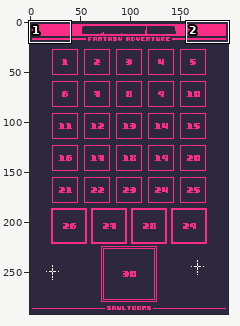
Pixel-art file: img/layout.aseprite. Above: a wide view before the commit, with the close-up outlined.
Close-up. Before:
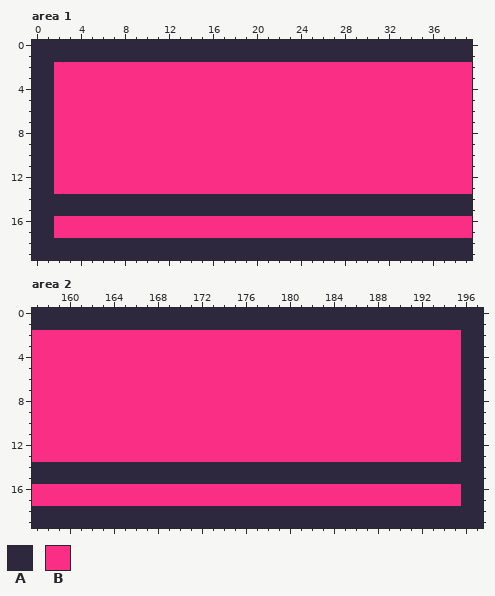
198x292 pixels, 1 frame. Shown: area 1: x 0..39, y 0..19; area 2: x 157..197, y 0..19. The commit also changed other parts of the picture, which this record leaves out.
Palette (. is transparent): A #2e283f  B #fb2e86
Pixels before, area 1, first column x 0:
 0 AAAAAAAAAAAAAAAAAAAAAAAAAAAAAAAAAAAAAAAA
 1 AAAAAAAAAAAAAAAAAAAAAAAAAAAAAAAAAAAAAAAA
 2 AABBBBBBBBBBBBBBBBBBBBBBBBBBBBBBBBBBBBBB
 3 AABBBBBBBBBBBBBBBBBBBBBBBBBBBBBBBBBBBBBB
 4 AABBBBBBBBBBBBBBBBBBBBBBBBBBBBBBBBBBBBBB
 5 AABBBBBBBBBBBBBBBBBBBBBBBBBBBBBBBBBBBBBB
 6 AABBBBBBBBBBBBBBBBBBBBBBBBBBBBBBBBBBBBBB
 7 AABBBBBBBBBBBBBBBBBBBBBBBBBBBBBBBBBBBBBB
 8 AABBBBBBBBBBBBBBBBBBBBBBBBBBBBBBBBBBBBBB
 9 AABBBBBBBBBBBBBBBBBBBBBBBBBBBBBBBBBBBBBB
10 AABBBBBBBBBBBBBBBBBBBBBBBBBBBBBBBBBBBBBB
11 AABBBBBBBBBBBBBBBBBBBBBBBBBBBBBBBBBBBBBB
12 AABBBBBBBBBBBBBBBBBBBBBBBBBBBBBBBBBBBBBB
13 AABBBBBBBBBBBBBBBBBBBBBBBBBBBBBBBBBBBBBB
14 AAAAAAAAAAAAAAAAAAAAAAAAAAAAAAAAAAAAAAAA
15 AAAAAAAAAAAAAAAAAAAAAAAAAAAAAAAAAAAAAAAA
16 AABBBBBBBBBBBBBBBBBBBBBBBBBBBBBBBBBBBBBB
17 AABBBBBBBBBBBBBBBBBBBBBBBBBBBBBBBBBBBBBB
18 AAAAAAAAAAAAAAAAAAAAAAAAAAAAAAAAAAAAAAAA
19 AAAAAAAAAAAAAAAAAAAAAAAAAAAAAAAAAAAAAAAA
Pixels before, area 2, first column x 157:
 0 AAAAAAAAAAAAAAAAAAAAAAAAAAAAAAAAAAAAAAAAA
 1 AAAAAAAAAAAAAAAAAAAAAAAAAAAAAAAAAAAAAAAAA
 2 BBBBBBBBBBBBBBBBBBBBBBBBBBBBBBBBBBBBBBBAA
 3 BBBBBBBBBBBBBBBBBBBBBBBBBBBBBBBBBBBBBBBAA
 4 BBBBBBBBBBBBBBBBBBBBBBBBBBBBBBBBBBBBBBBAA
 5 BBBBBBBBBBBBBBBBBBBBBBBBBBBBBBBBBBBBBBBAA
 6 BBBBBBBBBBBBBBBBBBBBBBBBBBBBBBBBBBBBBBBAA
 7 BBBBBBBBBBBBBBBBBBBBBBBBBBBBBBBBBBBBBBBAA
 8 BBBBBBBBBBBBBBBBBBBBBBBBBBBBBBBBBBBBBBBAA
 9 BBBBBBBBBBBBBBBBBBBBBBBBBBBBBBBBBBBBBBBAA
10 BBBBBBBBBBBBBBBBBBBBBBBBBBBBBBBBBBBBBBBAA
11 BBBBBBBBBBBBBBBBBBBBBBBBBBBBBBBBBBBBBBBAA
12 BBBBBBBBBBBBBBBBBBBBBBBBBBBBBBBBBBBBBBBAA
13 BBBBBBBBBBBBBBBBBBBBBBBBBBBBBBBBBBBBBBBAA
14 AAAAAAAAAAAAAAAAAAAAAAAAAAAAAAAAAAAAAAAAA
15 AAAAAAAAAAAAAAAAAAAAAAAAAAAAAAAAAAAAAAAAA
16 BBBBBBBBBBBBBBBBBBBBBBBBBBBBBBBBBBBBBBBAA
17 BBBBBBBBBBBBBBBBBBBBBBBBBBBBBBBBBBBBBBBAA
18 AAAAAAAAAAAAAAAAAAAAAAAAAAAAAAAAAAAAAAAAA
19 AAAAAAAAAAAAAAAAAAAAAAAAAAAAAAAAAAAAAAAAA
The result:
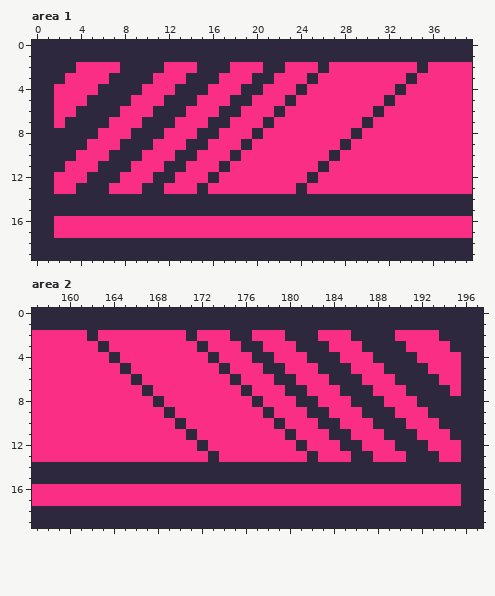
Changes in this commit:
layer "Layer 2" added
Area 1, layer "Layer 2":
Colour B gives way to colour A in row 2 at x 2 to 3, 8 to 11, 15 to 17, 21 to 22, 26 and 35; in row 3 at x 2, 7 to 10, 14 to 16, 20 to 21, 25 and 34; in row 4 at x 6 to 9, 13 to 15, 19 to 20, 24 and 33; in row 5 at x 5 to 8, 12 to 14, 18 to 19, 23 and 32; in row 6 at x 4 to 7, 11 to 13, 17 to 18, 22 and 31; in row 7 at x 3 to 6, 10 to 12, 16 to 17, 21 and 30.
Colour B gives way to colour A in row 8 at x 2 to 5, 9 to 11, 15 to 16, 20 and 29; in row 9 at x 2 to 4, 8 to 10, 14 to 15, 19 and 28; in row 10 at x 2 to 3, 7 to 9, 13 to 14, 18 and 27; in row 11 at x 2, 6 to 8, 12 to 13, 17 and 26; in row 12 at x 5 to 7, 11 to 12, 16 and 25; in row 13 at x 4 to 6, 10 to 11, 15 and 24.
Area 2, layer "Layer 2":
Colour B gives way to colour A in row 2 at x 162, 171, 175 to 176, 180 to 182, 186 to 189 and 194 to 195; in row 3 at x 163, 172, 176 to 177, 181 to 183, 187 to 190 and 195; in row 4 at x 164, 173, 177 to 178, 182 to 184 and 188 to 191; in row 5 at x 165, 174, 178 to 179, 183 to 185 and 189 to 192; in row 6 at x 166, 175, 179 to 180, 184 to 186 and 190 to 193; in row 7 at x 167, 176, 180 to 181, 185 to 187 and 191 to 194.
Colour B gives way to colour A in row 8 at x 168, 177, 181 to 182, 186 to 188 and 192 to 195; in row 9 at x 169, 178, 182 to 183, 187 to 189 and 193 to 195; in row 10 at x 170, 179, 183 to 184, 188 to 190 and 194 to 195; in row 11 at x 171, 180, 184 to 185, 189 to 191 and 195; in row 12 at x 172, 181, 185 to 186 and 190 to 192; in row 13 at x 173, 182, 186 to 187 and 191 to 193.
Where, in picture pixels (left, top, right, bottom), the same in both close-ups:
changed: (54, 62, 428, 194)
changed: (87, 330, 461, 462)
